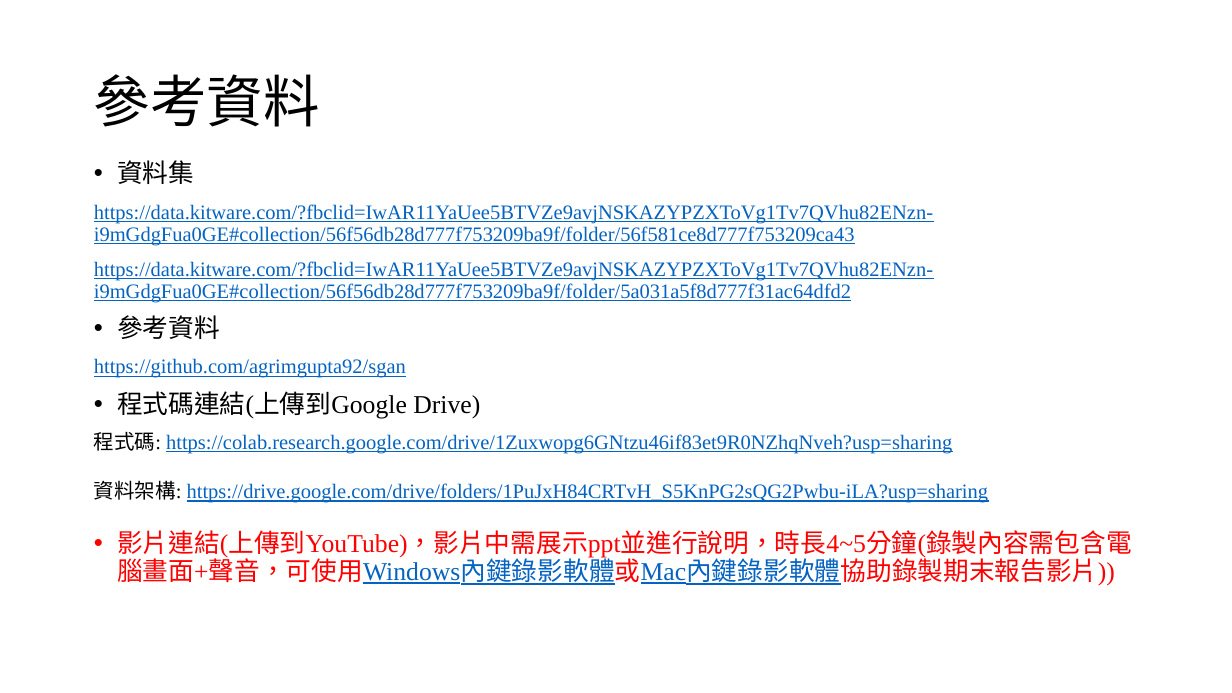
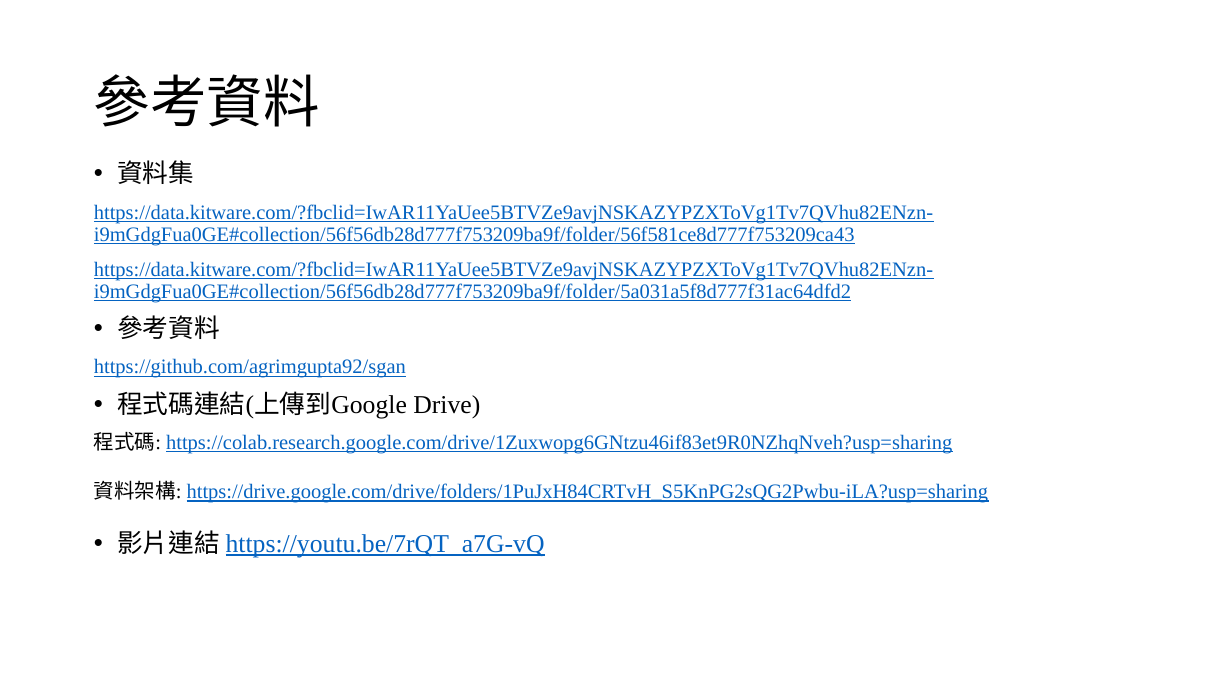
Before and after one commit to lohsuan/Multimedia-Tech, a slide deck: slide 5 of 期末專案_第三組_小組報告/期末專案_第三組_小組報告.pptx. Drawn at 1232x693 pixels with LibreOffice and Linux fonts; fonts in the diff are those of the drawing; background and template pictures are left out. Boxes give left, top, right and bottom in pixels: in the first picture for what was removed or moved away, otherwise in the second. Text is boxed around its words. In the diff, an @@ line names an element or a change of style, - is before the commit and + after.

```diff
--- a/期末專案_第三組_小組報告/期末專案_第三組_小組報告.pptx
+++ b/期末專案_第三組_小組報告/期末專案_第三組_小組報告.pptx
@@ text at <box>117,530,545,557</box>: text changed; text colour #FF0000 to #0563C1 @@
-• 影片連結(上傳到YouTube)，影片中需展示ppt並進行說明，時長4~5分鐘(錄製內容需包含電腦畫面+聲音，可使用Windows內鍵錄影軟體或Mac內鍵錄影軟體協助錄製期末報告影片))
+• 影片連結 https://youtu.be/7rQT_a7G-vQ
```
Also in this commit, not shown: 1 other file.
